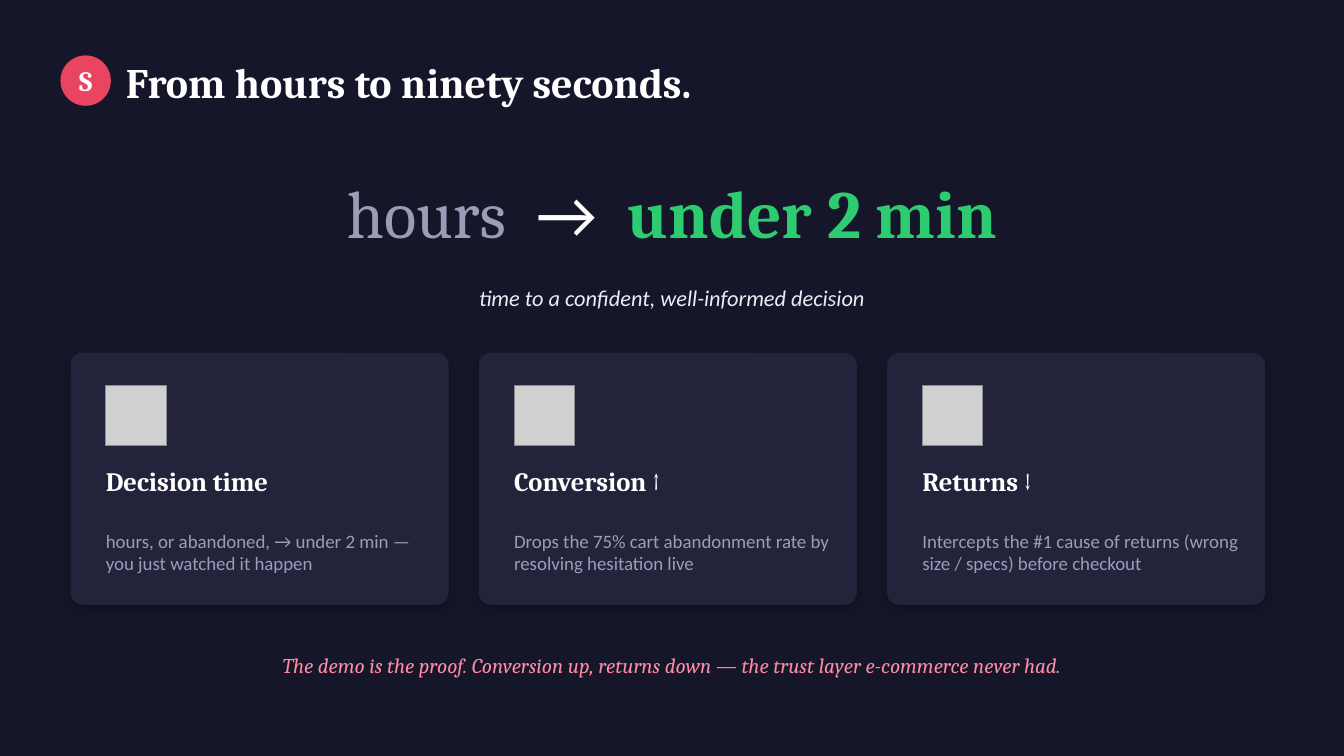
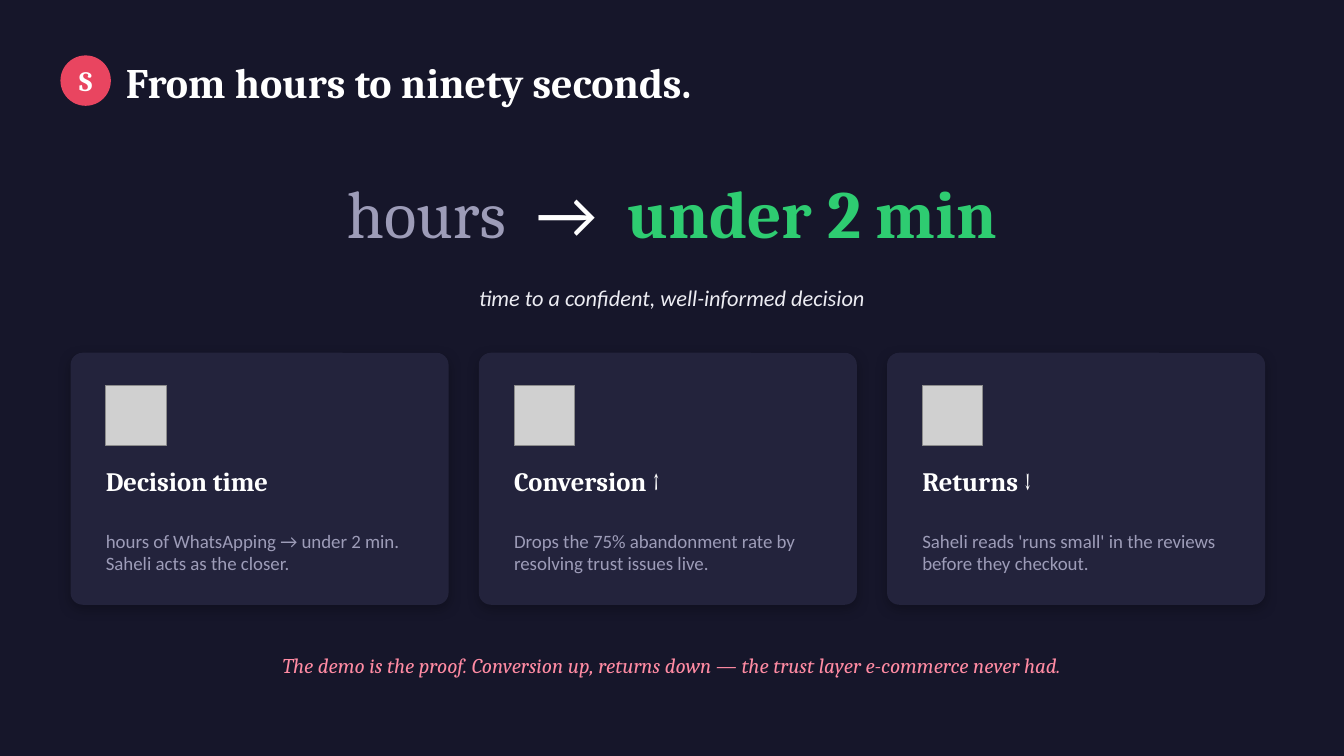
Before and after one commit to KD-3/saheli-voice-shopping, a slide deck: slide 7 of deck/Saheli.pptx. Drawn at 1344x756 pixels with LibreOffice and Linux fonts; fonts in the diff are those of the drawing; grey boxes stand for pictures. Boxes give left, top, right and bottom in pixels: in the first picture for what was removed or moved away, otherwise in the second. Text is boxed around its words. In the diff, an @@ line names an element or a change of style, - is before the commit and + after.

Commit message:
Update PPT: Bridge industry metrics with Saheli's mechanics

```diff
--- a/deck/Saheli.pptx
+++ b/deck/Saheli.pptx
@@ text at bbox=[106, 535, 399, 570]: text changed @@
-hours, or abandoned, → under 2 min — you just watched it happen
+hours of WhatsApping → under 2 min. Saheli acts as the closer.
@@ text at bbox=[514, 535, 795, 573]: text changed @@
-Drops the 75% cart abandonment rate by resolving hesitation live
+Drops the 75% abandonment rate by resolving trust issues live.
@@ text at bbox=[922, 535, 1215, 573]: text changed @@
-Intercepts the #1 cause of returns (wrong size / specs) before checkout
+Saheli reads 'runs small' in the reviews before they checkout.
```
Also in this commit, not shown: 1 other slide changed, 1 other file.
